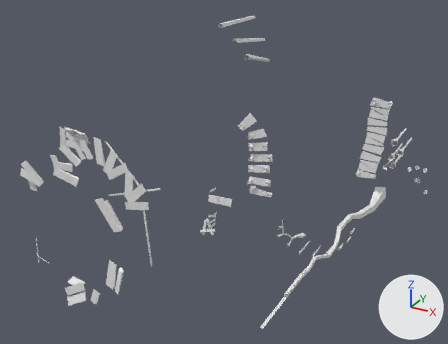
One commit to the OBJ model assets/models/level/logs/model.obj: the scene before it, then after it.
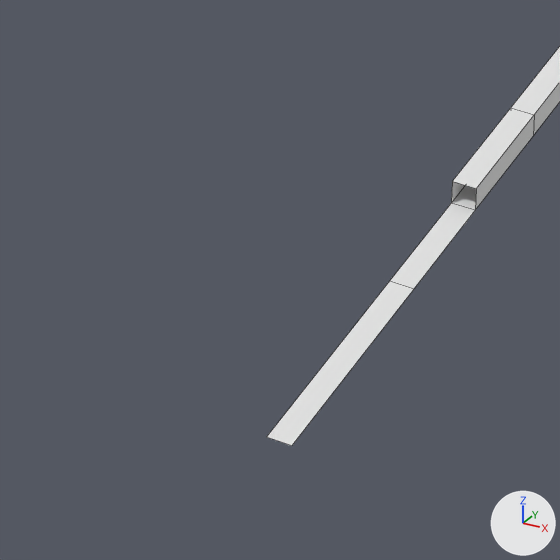
Each version is shown whole from a camera (50 mm lens) standing at (46.9, -296.1, 125.4) and looking at (-78.7, -67.6, 11.2), then close up on the part from 50% to 67% of the width and 78% to 100% of the height. The lights are fixed; the arrows at lower right show +X, +Y and +Z. The older version's two pictures come first. The close-ups show mesh edges as thin lines. Where no turn or scale is listed for an object, it has been applied to the vertices.

Names of what the first close-up shows: 'logsMesh'.
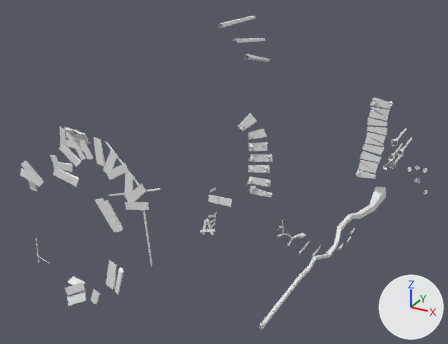
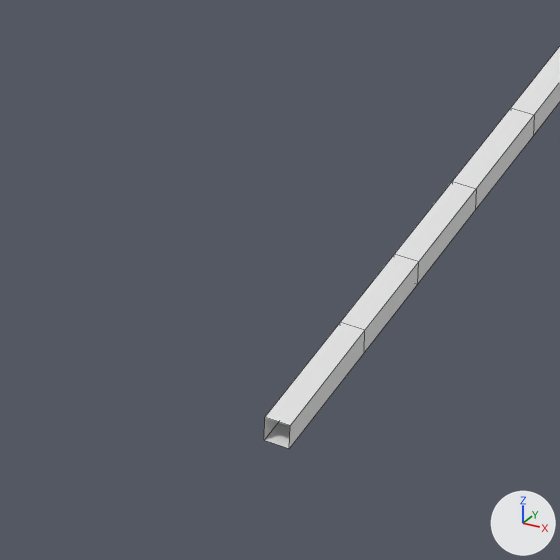
Where the change shows, as pixel boxes (x1, y1, x2, y2) in the close-ups (560 x 560 px):
'logsMesh', reshaped
    before: (267, 47, 560, 446)
    after: (264, 47, 560, 449)
part 1 of me_logsmesh, built on
    before: (267, 281, 414, 446)
    after: (264, 181, 476, 449)

The edits, one by one:
me_logsmesh is used by ob_logsmesh; location (0.0, 0.0, 0.0).
Verts and faces of me_logsmesh; kept vertices keep their numbers, new ones are numbered from 1316.
Before the commit, vertices of me_logsmesh: 1198 (-27.0, -122.0, -10.0) at pixel (389, 280), 1199 (-26.0, -122.0, -10.0) at pixel (414, 288), 1213 (-27.0, -115.0, -9.0) at pixel (452, 181), 1214 (-26.0, -115.0, -9.0) at pixel (476, 188), 1228 (-26.0, -115.0, -10.0) at pixel (475, 210).
Before the commit, vertices of me_logsmesh: 1242 (-27.0, -115.0, -10.0) at pixel (451, 203), 1256 (-26.0, -136.0, -10.0) at pixel (291, 445), 1257 (-27.0, -136.0, -10.0) at pixel (266, 437).
me_logsmesh had 1316 vertices, 1903 faces and spanned x -163.0..2.0, y -137.0..-1.0, z -52.0..74.0.
me_logsmesh now has 1324 vertices, 1913 faces and spans x -163.0..2.0, y -137.0..-1.0, z -52.0..74.0.
Part 1, on me_logsmesh:
Faces deleted: (1198, 1199, 1256, 1257).
New vertices 1316 to 1319 stand at vertices 1198, 1199, 1256, 1257, in that order, plus (0.0, 0.0, 1.0).
New vertices 1320 to 1323 stand at vertices 1198, 1199, 1316, 1317, in that order, plus (0.0, -6.0, 0.0).
New faces: (1213, 1316, 1317, 1214), (1198, 1316, 1213, 1242), (1199, 1228, 1214, 1317), (1198, 1199, 1321, 1320), (1198, 1320, 1322, 1316), (1199, 1317, 1323, 1321).
New faces: (1316, 1322, 1323, 1317), (1257, 1319, 1322, 1320), (1256, 1321, 1323, 1318), (1256, 1257, 1320, 1321), (1318, 1323, 1322, 1319).
